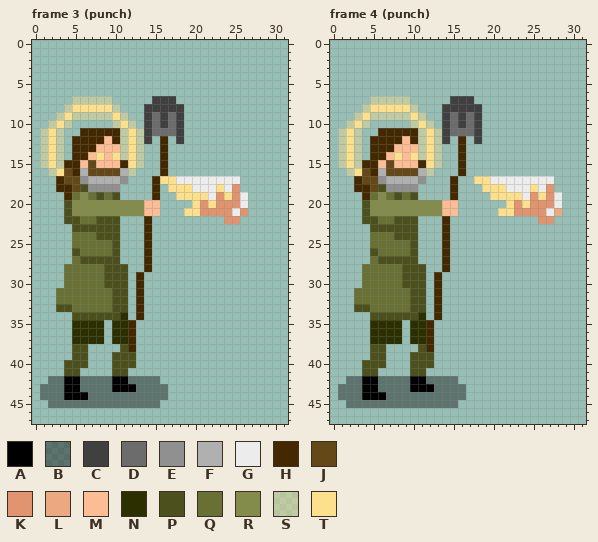
Edited in one commit: pixel-art file (Arte/San_Isidro_Full.aseprite). Above, as it was before the edit.
32x48 pixels, 28 frames. Colours within 5 levels of each other are drawn and written as one. Shown: frame 3 (punch), frame 4 (punch). The commit also changed other frames, which this record leaves out.
Visible layers, top first: "Layer 3 Copy", "Layer 5", "Layer 6", "Layer 4" opacity 40%.
Palette (. is transparent): A #000000  B #05040365  C #404040  D #6c6c6c  E #909090  F #b0b0b0  G #ececec  H #442800  J #644818  K #e09470  L #eca880  M #fcbc94  N #2c3000  P #4c501c  Q #687034  R #848c4c  S #fce08c65  T #fce08c
Pixels before, frame 3 (punch), first column x 1:
 7 ....SSSSS.....CCC.........
 8 ...STTTTTS...CCCCC........
 9 ..STSSSSSTS..CDCDC........
10 .STS.....STS.CDCDC........
11 STS..HHHHHSTSCDDDC........
12 STS.HHHHMHSTSC.H.C........
13 STS.HHHMMMSTS..H..........
14 STS.HHMTMTSTS..H..........
15 STSHHMJMMMHTS..H..........
16 .STJHFJJJJFS...H..........
17 ..HJJEFFFFE...HTTGGGGGGGG.
18 ..HHJPEEEE....H.TTTGGGTGK.
19 ...HQRQPQP....H..TTTTGKTKG
20 ...PRRRRRRRRRMM....TKTKKKG
21 ...PRRRRRRRRRMM...TTKKKKGK
22 ...PPQQPPP...H.........KK.
23 ....PPPPPP...H............
24 ....QQQPPP...H............
25 ....QQQQQP...H............
26 ....PQQQQP...H............
27 ....QPPPPP...H............
28 ...QQQQQPPP..H............
29 ...QQQQQPPP.H.............
30 ...QQQQQPPP.H.............
31 ..QQQQQQQPP.H.............
32 ..QQQQQQQPP.H.............
33 ..PPQQQQQPP.H.............
34 ....PPPPPPN.H.............
35 ....NNNN.NNH..............
36 ....NNNN.NNH..............
37 ....NNNN.NNH..............
38 ....PP....PH..............
39 ....PP...PPP..............
40 ...PPP...PPP..............
41 ...PP....PP...............
42 .BBAABBBBAABBBB...........
43 BBBAABBBBAAABBBB..........
44 BBBAAABBBBBBBBBB..........
45 .BBBBBBBBBBBBBB...........
Pixels before, frame 4 (punch), first column x 1:
 7 ....SSSSS.....CCC...........
 8 ...STTTTTS...CCCCC..........
 9 ..STSSSSSTS..CDCDC..........
10 .STS.....STS.CDCDC..........
11 STS..HHHHHSTSCDDDC..........
12 STS.HHHHMHSTSC.H.C..........
13 STS.HHHMMMSTS..H............
14 STS.HHMTMTSTS..H............
15 STSHHMJMMMHTS..H............
16 .STJHFJJJJFS...H............
17 ..HJJEFFFFE...H..TTGGGGGGGG.
18 ..HHJPEEEE....H...TTTGGGTGK.
19 ...HQRQPQP....H....TTTTGKTKG
20 ...PRRRRRRRRRMM......TKTKKKG
21 ...PRRRRRRRRRMM.....TTKKKKGL
22 ...PPQQPPP...H...........KK.
23 ....PPPPPP...H..............
24 ....QQQPPP...H..............
25 ....QQQQQP...H..............
26 ....PQQQQP...H..............
27 ....QPPPPP...H..............
28 ...QQQQQPPP..H..............
29 ...QQQQQPPP.H...............
30 ...QQQQQPPP.H...............
31 ..QQQQQQQPP.H...............
32 ..QQQQQQQPP.H...............
33 ..PPQQQQQPP.H...............
34 ....PPPPPPN.H...............
35 ....NNNN.NNH................
36 ....NNNN.NNH................
37 ....NNNN.NNH................
38 ....PP....PH................
39 ....PP...PPP................
40 ...PPP...PPP................
41 ...PP....PP.................
42 .BBAABBBBAABBBB.............
43 BBBAABBBBAAABBBB............
44 BBBAAABBBBBBBBBB............
45 .BBBBBBBBBBBBBB.............
The result:
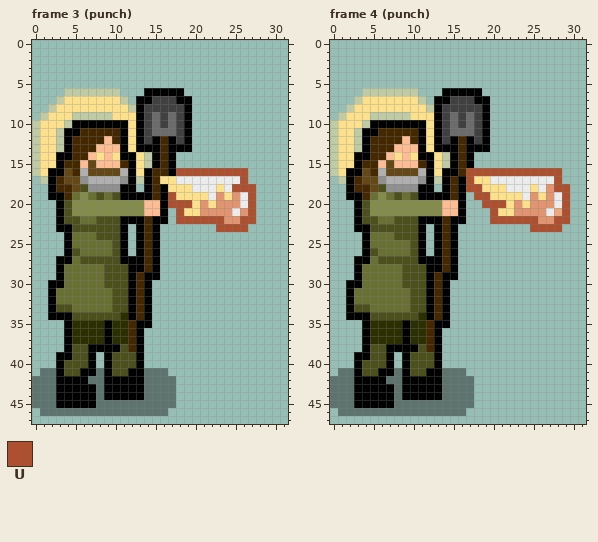
Colours new in this view: U #ac5030
Edits made:
Changed rows in their new state; - is an unchanged pixel.
Frame 3 (punch), layers "Layer 3 Copy", "Layer 5", "Layer 4":
first column x 0:
 6 ----SSSSSSS---AAAAA---------
 7 ---STTTTTTTS-AA---AA--------
 8 --STT-----TTSA-----A--------
 9 -STT-------TTA-----A--------
10 STT--AAAAAAATA-----A--------
11 ST--AA-----A-A-----A--------
12 ST--A------A-A-A-A-A--------
13 ST--A------A-AAA-AAA--------
14 ST-AA------AATSA-A----------
15 ST-A--------ATSA-A----------
16 STAA--------ATAH-AUUUUUUUUU-
17 -SA---------ASA-----------U-
18 --A--------AA-A-A--------UUU
19 --AA-------AAAA-AU---------U
20 ---A------------AUUU-------U
21 ---A------------A-U--------U
22 ---A-------AAA-AA-UUUUUU--UU
23 ---AA------A-A-A-------UUUU-
24 ----A------A-A-A------------
25 ----A------A-A-A------------
26 ----A------A-A-A------------
27 ---AA------AAA-A------------
28 ---A--------AA-A------------
29 ---A--------A-AA------------
30 --AA--------A-A-------------
31 --A---------A-A-------------
32 --A---------A-A-------------
33 --A---------A-A-------------
34 --AAA-------A-A-------------
35 ----A----A---AA-------------
36 ----A----A---A--------------
37 ----A----A---A--------------
38 ----A--AAAA--A--------------
39 ---AA--A-A---A--------------
40 ---A---A-A---A--------------
41 -BBA--AABA--AABBB-----------
42 BB-A--A--A--AA--BB----------
43 B--A--AA-A---A---B----------
44 B--A---A-AAAAA---B----------
45 BB-AAAAA--------BB----------
46 -BBBBBBBBBBBBBBBB-----------
Frame 4 (punch), layers "Layer 3 Copy", "Layer 5", "Layer 4":
first column x 0:
 6 ----SSSSSSS---AAAAA-----------
 7 ---STTTTTTTS-AA---AA----------
 8 --STT-----TTSA-----A----------
 9 -STT-------TTA-----A----------
10 STT--AAAAAAATA-----A----------
11 ST--AA-----A-A-----A----------
12 ST--A------A-A-A-A-A----------
13 ST--A------A-AAA-AAA----------
14 ST-AA------AATSA-A------------
15 ST-A--------ATSA-A------------
16 STAA--------ATAA-UUUUUUUUUUUU-
17 -SA---------ASA-AU----------U-
18 --A--------AA-A-AUU---------UU
19 --AA-------AAAA-A-UU---------U
20 ---A------------A--UUU-------U
21 ---A------------A---U--------U
22 ---A-------AAA-AA---UUUUUU--UU
23 ---AA------A-A-A---------UUUU-
24 ----A------A-A-A--------------
25 ----A------A-A-A--------------
26 ----A------A-A-A--------------
27 ---AA------AAA-A--------------
28 ---A--------AA-A--------------
29 ---A--------A-AA--------------
30 --AA--------A-A---------------
31 --A---------A-A---------------
32 --A---------A-A---------------
33 --A---------A-A---------------
34 --AAA-------A-A---------------
35 ----A----A---AA---------------
36 ----A----A---A----------------
37 ----A----A---A----------------
38 ----A--AAAA--A----------------
39 ---AA--A-A---A----------------
40 ---A---A-A---A----------------
41 -BBA--AABA--AABBB-------------
42 BB-A--A--A--AA--BB------------
43 B--A--AA-A---A---B------------
44 B--A---A-AAAAA---B------------
45 BB-AAAAA--------BB------------
46 -BBBBBBBBBBBBBBBB-------------
